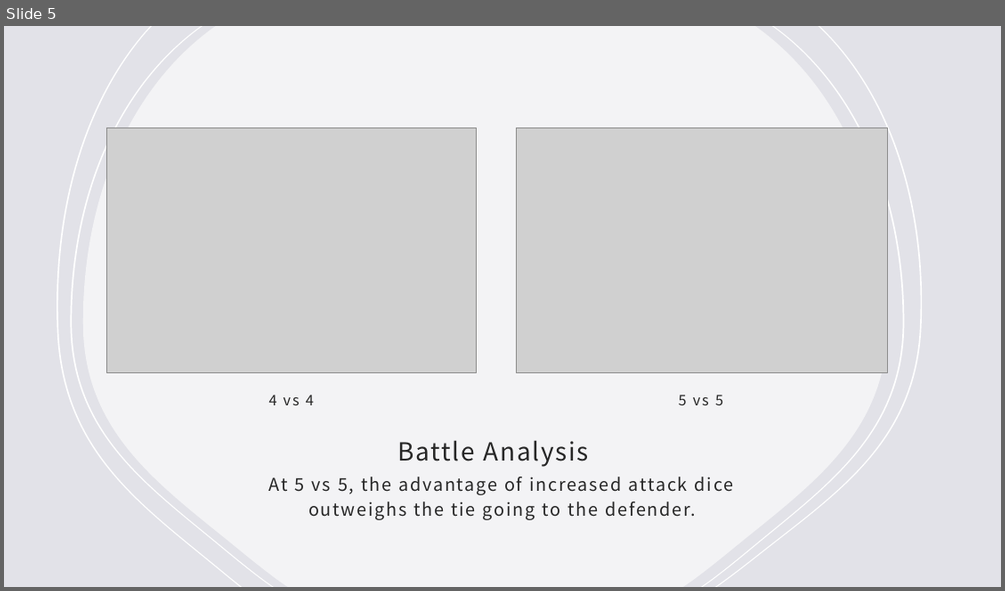
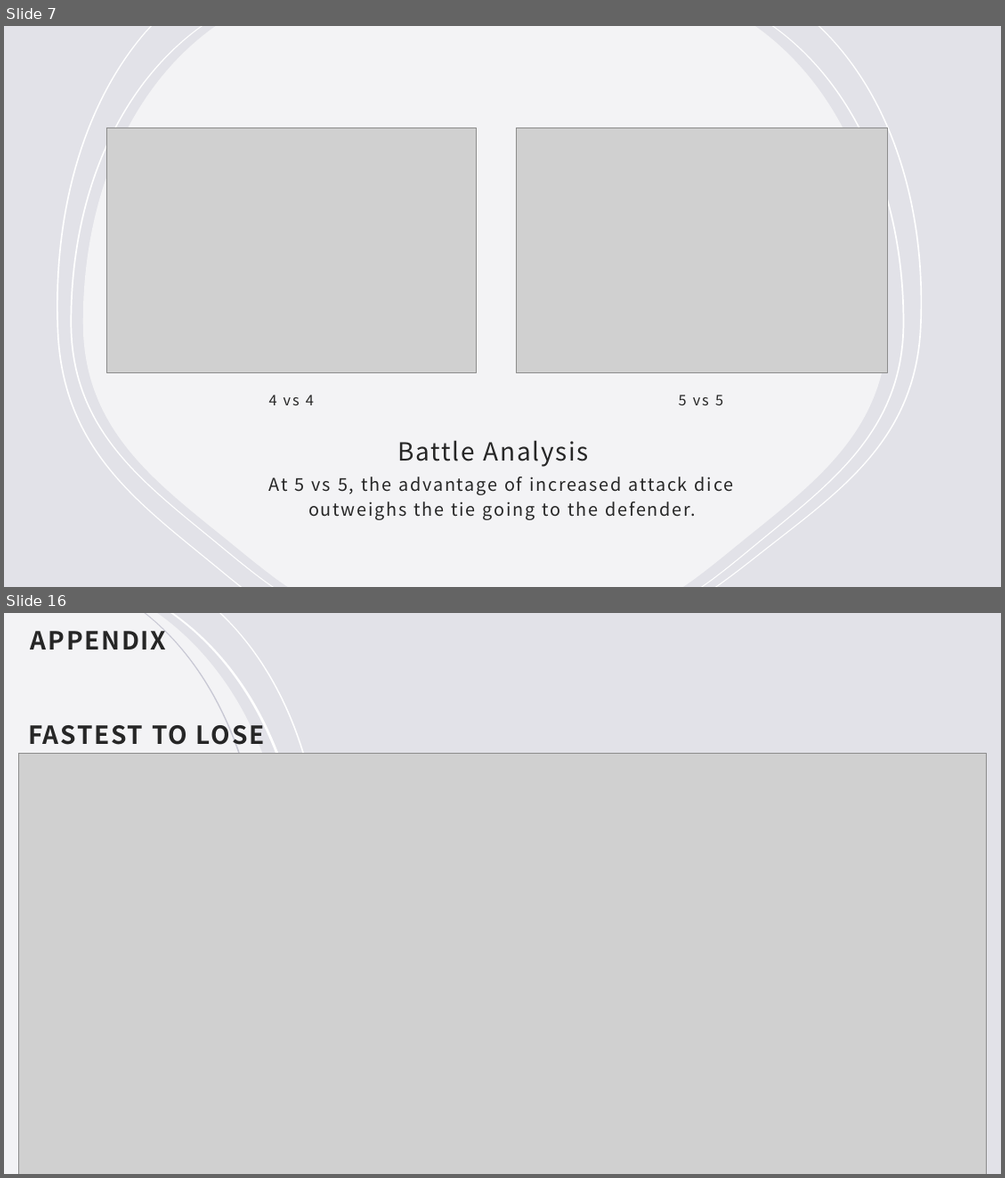
Before and after one commit to Trevor-McLemore/risk_analysis, a slide deck: risk_presentation.pptx. Shown one above the other, each under a label of ours: slide 5 before the commit, slides 7 and 16 after it; the slides between them are not shown. The pictures are 1005x591 and 1005x1178 pixels, drawn with LibreOffice and Linux fonts; fonts in the diff are those of the drawing; grey boxes stand for pictures. Boxes give left, top, right and bottom in pixels: in the first picture for what was removed or moved away, otherwise in the second. Text is boxed around its words. In the diff, an @@ line names an element or a change of style, - is before the commit and + after.

```diff
--- a/risk_presentation.pptx
+++ b/risk_presentation.pptx
@@ slide 16 added at [4,613,1001,1174], background #E2E2E8; not listed: 4 template elements that a slide beside it also shows @@
@@ text added at [31,628,166,649], 24 pt, text #262626, bold @@
+APPENDIX
@@ text added at [28,720,265,751], 24 pt, text #262626, bold @@
+FASTEST TO LOSE
@@ picture added at [19,754,986,1174] @@
@@ what was slide 5 is now slide 7 @@
```
Also in this commit, not shown: 5 slides changed, 6 other slides added, 3 slides removed, 4 other files.
